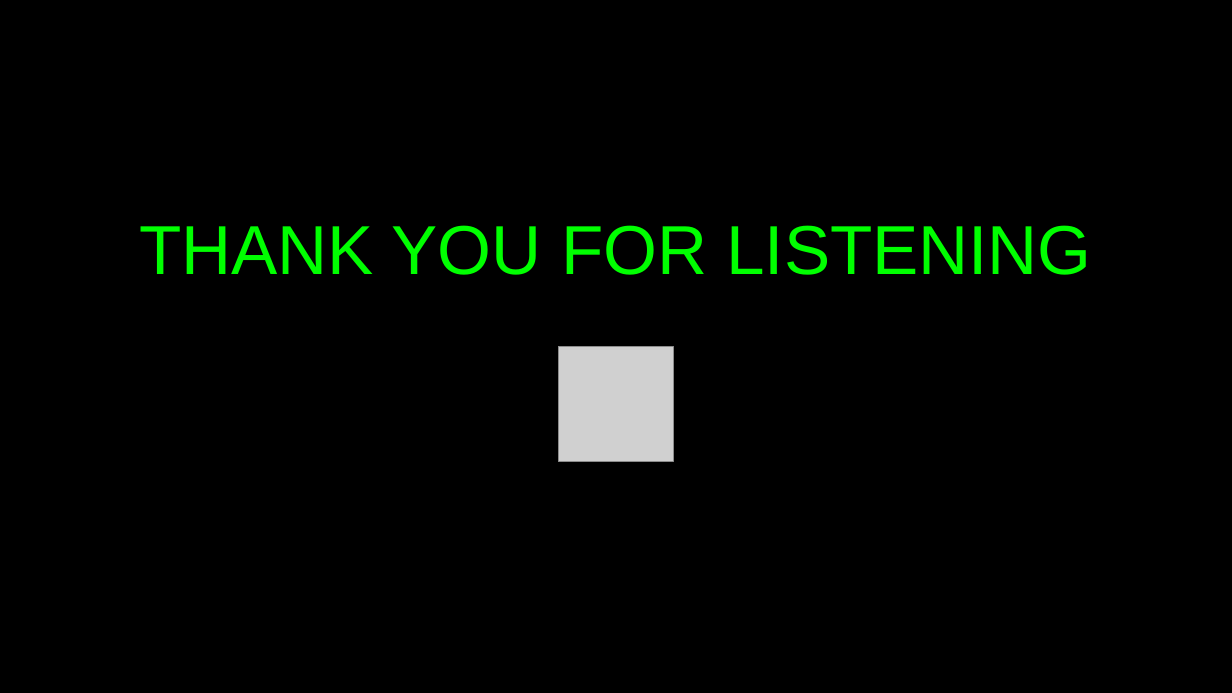
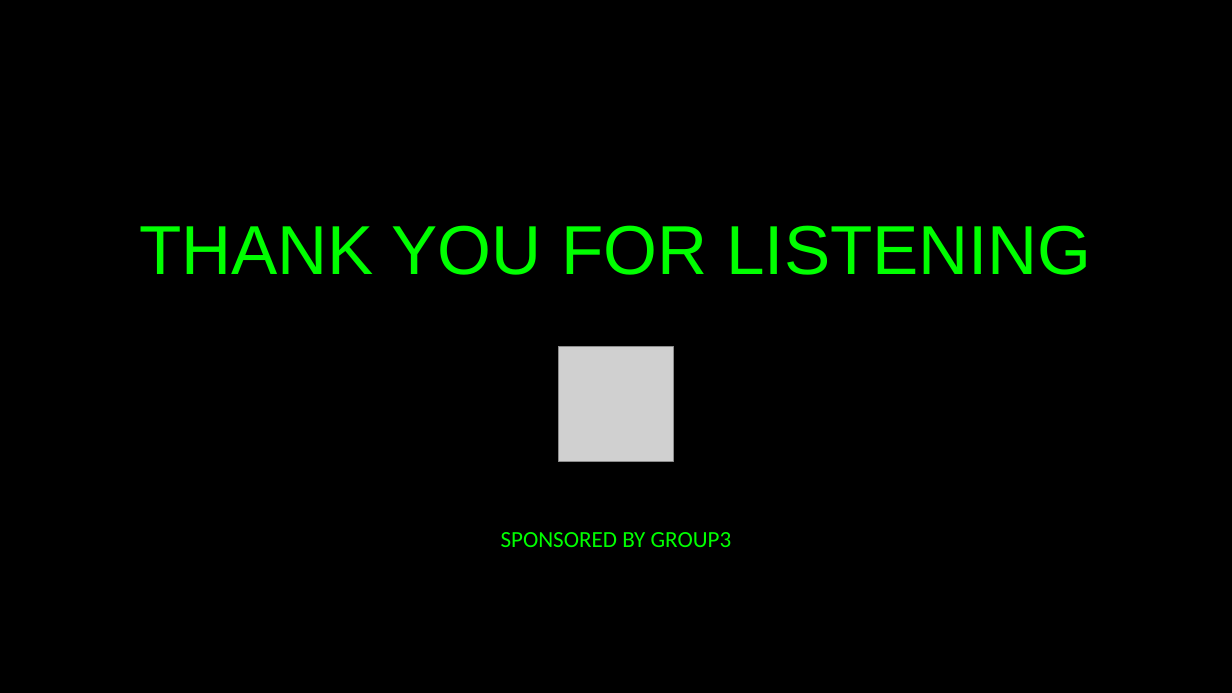
Before and after one commit to JustCodeandChill/Objective-C-presentation, a slide deck: slide 80 of OBJECTIVE-C.pptx. Drawn at 1232x693 pixels with LibreOffice and Linux fonts; fonts in the diff are those of the drawing; grey boxes stand for pictures. Boxes give left, top, right and bottom in pixels: in the first picture for what was removed or moved away, otherwise in the second. Text is boxed around its words. In the diff, an @@ line names an element or a change of style, - is before the commit and + after.

Commit message:
Final presentation 2

```diff
--- a/OBJECTIVE-C.pptx
+++ b/OBJECTIVE-C.pptx
@@ text added at [501,532,732,547], 18 pt, text #00FF00 @@
+SPONSORED BY GROUP3
```
Also in this commit, not shown: 1 other slide changed.
